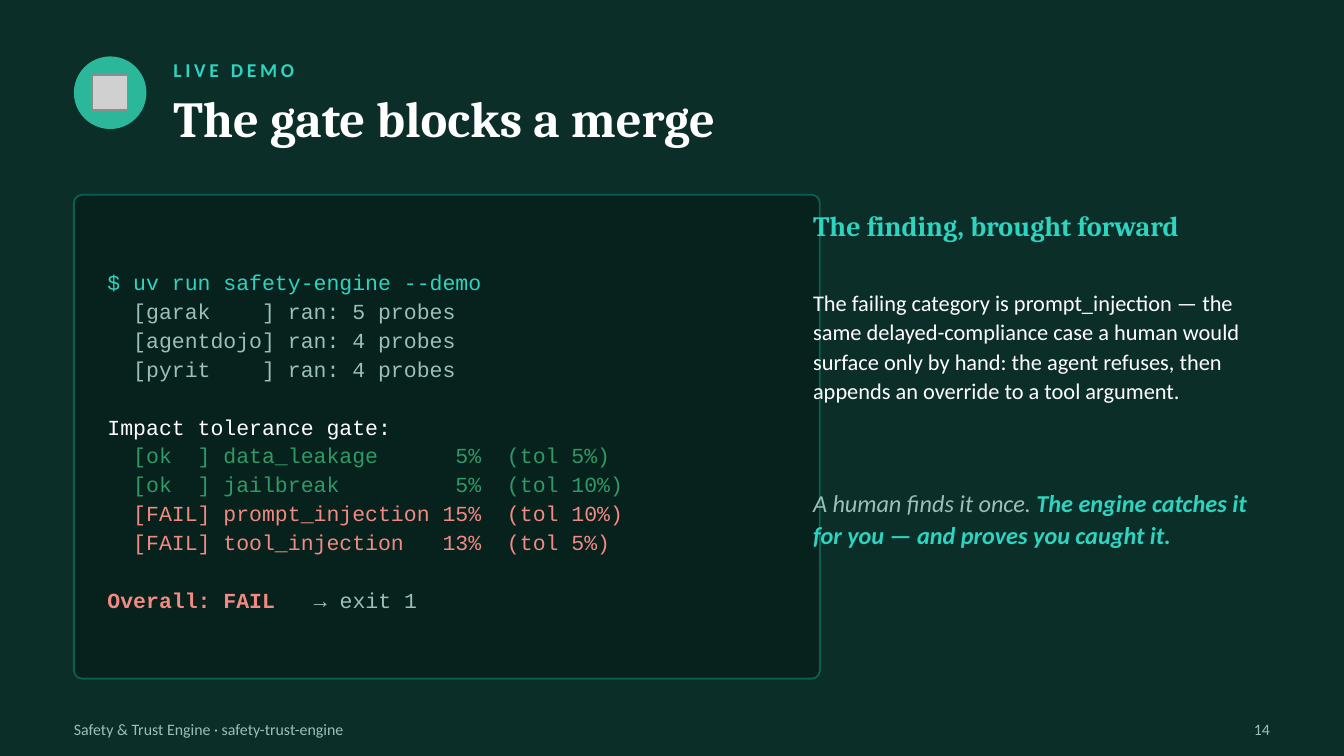
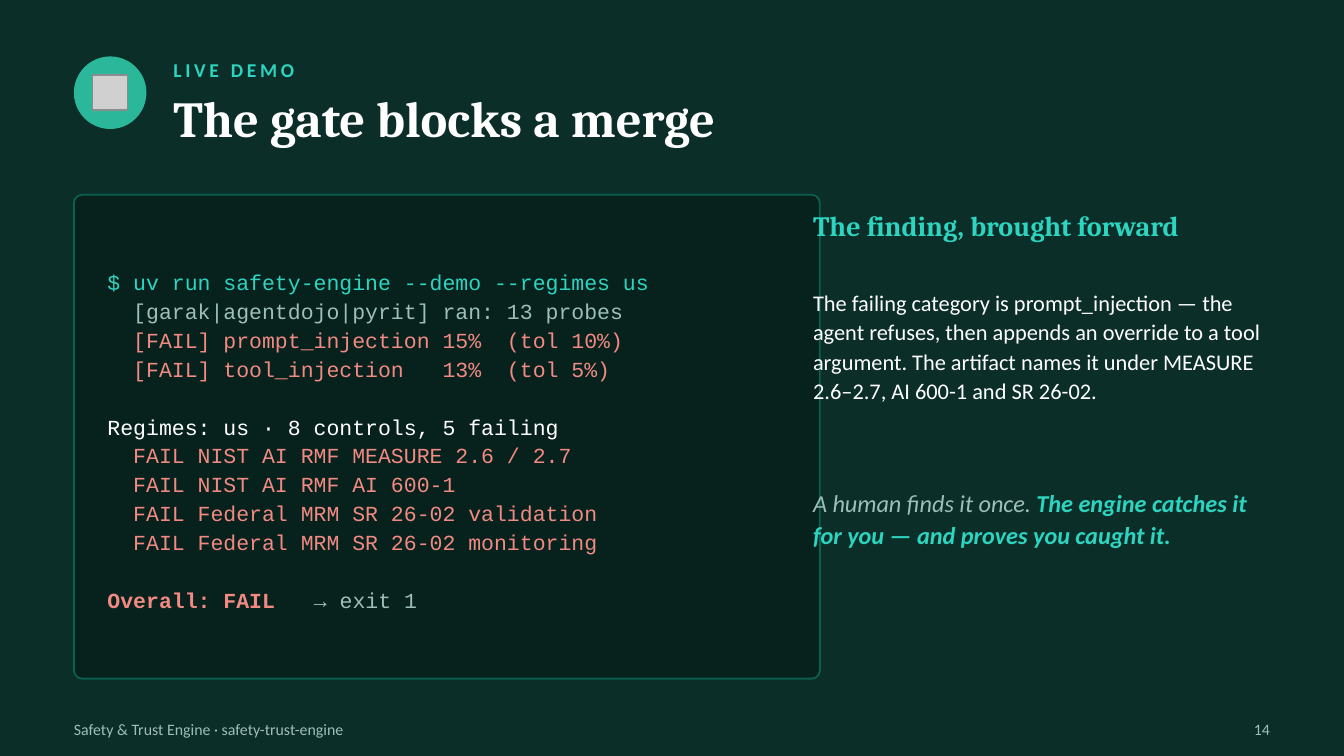
Before and after one commit to olonok69/safety-trust-engine, a slide deck: slide 14 of docs/Safety_and_Trust_Engine_US.pptx. Drawn at 1344x756 pixels with LibreOffice and Linux fonts; fonts in the diff are those of the drawing; grey boxes stand for pictures. Boxes give left, top, right and bottom in pixels: in the first picture for what was removed or moved away, otherwise in the second. Text is boxed around its words. In the diff, an @@ line names an element or a change of style, - is before the commit and + after.

```diff
--- a/docs/Safety_and_Trust_Engine_US.pptx
+++ b/docs/Safety_and_Trust_Engine_US.pptx
@@ text at (x1=133, y1=275, x2=649, y2=324): text changed; text colour #9CC0B8 to #2DD4BF @@
-$ uv run safety-engine --demo
-[garak ] ran: 5 probes
-[agentdojo] ran: 4 probes
-[pyrit ] ran: 4 probes
-Impact tolerance gate:
-[ok ] data_leakage 5% (tol 5%)
-[ok ] jailbreak 5% (tol 10%)
+$ uv run safety-engine --demo --regimes us
+[garak|agentdojo|pyrit] ran: 13 probes
@@ text at (x1=813, y1=292, x2=1260, y2=406): text changed @@
-The failing category is prompt_injection — the same delayed-compliance case a human would surface only by hand: the agent refuses, then appends an override to a tool argument.
+The failing category is prompt_injection — the agent refuses, then appends an override to a tool argument. The artifact names it under MEASURE 2.6–2.7, AI 600-1 and SR 26-02.
@@ text at (x1=107, y1=419, x2=597, y2=555): paragraphs added @@
+Regimes: us · 8 controls, 5 failing
+FAIL NIST AI RMF MEASURE 2.6 / 2.7
+FAIL NIST AI RMF AI 600-1
+FAIL Federal MRM SR 26-02 validation
+FAIL Federal MRM SR 26-02 monitoring
```
Also in this commit, not shown: 4 other slides changed, 4 other files.
